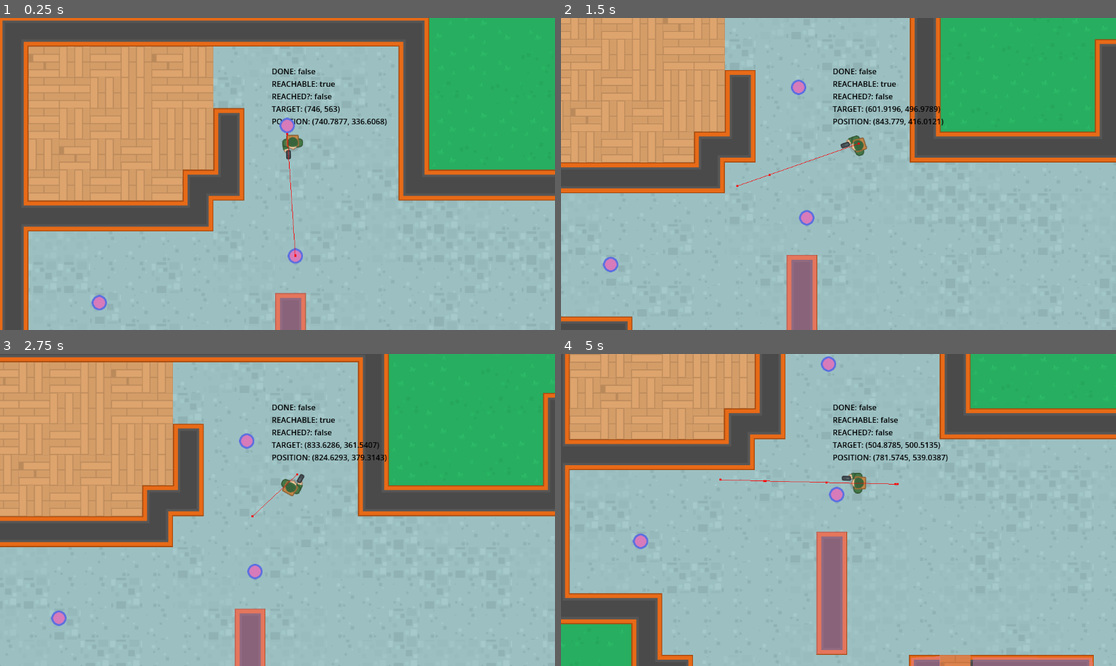
Above: before the commit, frames 1-4 (two rows, left to right).
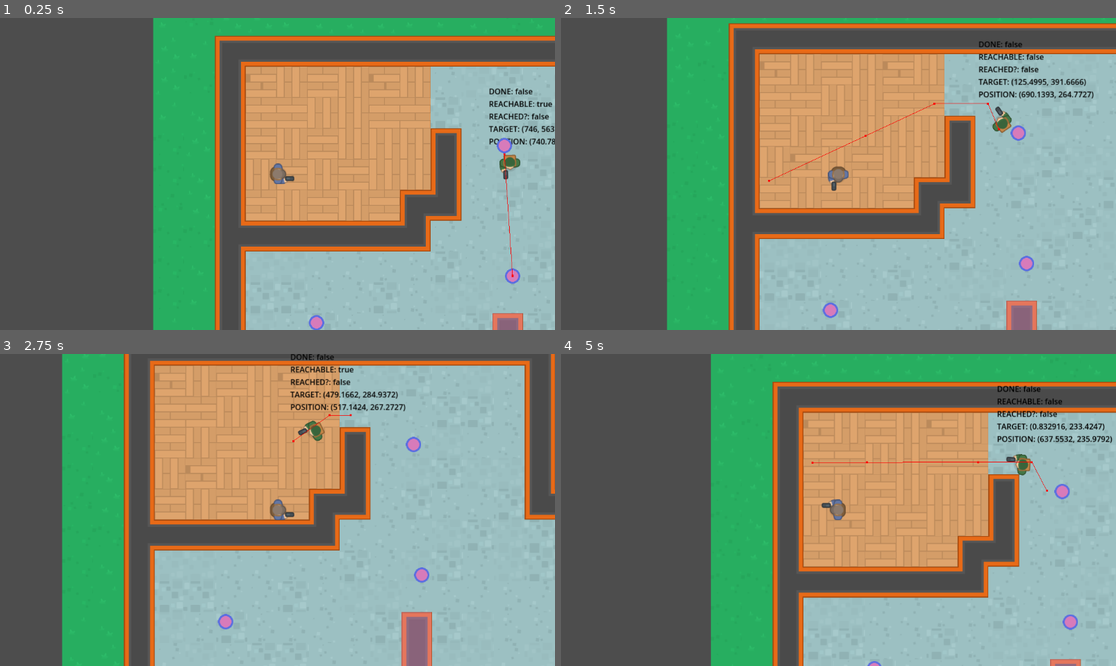
Above: after the commit, the same moments.

Repository: Esque123/Do-Not-Mind-Me
Game: Godot game, scene res://Scenes/level_map/level_map.tscn
Same seed, same stepped clock (60 frames per second), same inputs: the game is played once before the commit and once after it.
Inputs (mouse positions are in pixels of both pictures, inside the frame that each line leads up to):
- Up to frame 1 (0.25 s): no input
- Up to frame 2 (1.5 s): move the mouse to (960, 158) at 0.52 s; hold Right (right, bound only after the commit) 0.53-1.28 s; click (960, 158) at 0.6 s; move the mouse to (727, 189) at 1.27 s; hold Down (down, bound only after the commit) from 1.28 s (still down); click (727, 189) at 1.35 s
- Up to frame 3 (2.75 s): move the mouse to (333, 441) at 2.02 s; release Down (down, bound only after the commit) at 2.03 s; hold Right (right, bound only after the commit) from 2.03 s (still down); click (333, 441) at 2.1 s
- Up to frame 4 (5 s): move the mouse to (810, 572) at 2.77 s; release Right (right, bound only after the commit) at 2.78 s; hold Up (up, bound only after the commit) 2.78-3.53 s; click (810, 572) at 2.85 s; move the mouse to (1005, 556) at 3.52 s; hold Left (left, bound only after the commit) from 3.53 s (still down); click (1005, 556) at 3.6 s; move the mouse to (672, 463) at 4.27 s; click (672, 463) at 4.35 s

The runs differ from the first frame. In frame 1, 74% of the frame differs, in the area x 0-100%, y 0-100%; in frame 2, 73%; in frame 3, 68%; in frame 4, 73%.

Commit message:
Player

Diff:
--- a/Scenes/level_map/level_map.tscn
+++ b/Scenes/level_map/level_map.tscn
@@ -8,6 +8,7 @@
 [ext_resource type="Texture2D" uid="uid://cngtg736b6apy" path="res://assets/spritesheets/playeholder_tiles_64.png" id="6_s21x6"]
 [ext_resource type="PackedScene" uid="uid://dkv6epx1rpq0o" path="res://npc/npc.tscn" id="7_wut3y"]
 [ext_resource type="PackedScene" uid="uid://egdi4pfpbsky" path="res://Scenes/waypoint/waypoint.tscn" id="8_5403t"]
+[ext_resource type="PackedScene" uid="uid://ddnmkwa8qddwv" path="res://Scenes/player/player.tscn" id="9_6oy3p"]
 
 [sub_resource type="TileSetAtlasSource" id="TileSetAtlasSource_3p305"]
 texture = ExtResource("1_nruoc")
@@ -370,9 +371,6 @@
 position = Vector2(729, 318)
 patrol_points = NodePath("../Path1")
 
-[node name="Camera2D" type="Camera2D" parent="NPC"]
-position = Vector2(-22, 56)
-
 [node name="NavigationRegion2D" type="NavigationRegion2D" parent="."]
 navigation_polygon = SubResource("NavigationPolygon_nreti")
 
@@ -449,3 +447,6 @@
 
 [node name="Waypoint6" parent="Path1" instance=ExtResource("8_5403t")]
 position = Vector2(1670, 287)
+
+[node name="Player" parent="." instance=ExtResource("9_6oy3p")]
+position = Vector2(258, 351)
--- /dev/null
+++ b/Scenes/player/player.gd
@@ -0,0 +1,22 @@
+extends CharacterBody2D
+
+
+const SPEED: float = 130
+
+# Called when the node enters the scene tree for the first time.
+func _ready():
+	pass # Replace with function body.
+
+
+# Called every frame. 'delta' is the elapsed time since the previous frame.
+func _physics_process(delta):
+	get_input()
+	move_and_slide()
+	rotation = velocity.angle()
+
+
+func get_input() -> void:
+	var mv = Vector2.ZERO
+	mv.x = Input.get_action_strength("right") - Input.get_action_strength("left")
+	mv.y = Input.get_action_strength("down") - Input.get_action_strength("up")
+	velocity = mv.normalized() * SPEED
--- /dev/null
+++ b/Scenes/player/player.tscn
@@ -0,0 +1,21 @@
+[gd_scene load_steps=4 format=3 uid="uid://ddnmkwa8qddwv"]
+
+[ext_resource type="Script" path="res://Scenes/player/player.gd" id="1_3nlic"]
+[ext_resource type="Texture2D" uid="uid://cofc6jqxcyc5w" path="res://assets/images/survivor1_gun.png" id="1_w0fa2"]
+
+[sub_resource type="CapsuleShape2D" id="CapsuleShape2D_6hhg0"]
+height = 40.0
+
+[node name="Player" type="CharacterBody2D" groups=["player"]]
+collision_layer = 4
+collision_mask = 3
+script = ExtResource("1_3nlic")
+
+[node name="Sprite2D" type="Sprite2D" parent="."]
+texture = ExtResource("1_w0fa2")
+offset = Vector2(10, 0)
+
+[node name="CollisionShape2D" type="CollisionShape2D" parent="."]
+shape = SubResource("CapsuleShape2D_6hhg0")
+
+[node name="Camera2D" type="Camera2D" parent="."]
--- a/npc/npc.tscn
+++ b/npc/npc.tscn
@@ -3,9 +3,8 @@
 [ext_resource type="Script" path="res://npc/npc.gd" id="1_cdowe"]
 [ext_resource type="Texture2D" uid="uid://bavw4ma30vgnr" path="res://assets/images/soldier1_gun.png" id="1_nmdm0"]
 
-[sub_resource type="CapsuleShape2D" id="CapsuleShape2D_lqtd2"]
-radius = 12.0
-height = 42.0
+[sub_resource type="CircleShape2D" id="CircleShape2D_lx4m1"]
+radius = 17.0294
 
 [node name="NPC" type="CharacterBody2D"]
 script = ExtResource("1_cdowe")
@@ -15,7 +14,7 @@
 texture = ExtResource("1_nmdm0")
 
 [node name="CollisionShape2D" type="CollisionShape2D" parent="."]
-shape = SubResource("CapsuleShape2D_lqtd2")
+shape = SubResource("CircleShape2D_lx4m1")
 
 [node name="NavAgent" type="NavigationAgent2D" parent="."]
 path_desired_distance = 10.0
--- a/project.godot
+++ b/project.godot
@@ -22,6 +22,36 @@
 "events": [Object(InputEventMouseButton,"resource_local_to_scene":false,"resource_name":"","device":-1,"window_id":0,"a …(253 unchanged characters)…
 ]
 }
+up={
+"deadzone": 0.5,
+"events": [Object(InputEventKey,"resource_local_to_scene":false,"resource_name":"","device":-1,"window_id":0,"alt_pressed":false,"shift_pressed":false,"ctrl_pressed":false,"meta_pressed":false,"pressed":false,"keycode":0,"physical_keycode":4194320,"key_label":0,"unicode":0,"echo":false,"script":null)
+, Object(InputEventJoypadMotion,"resource_local_to_scene":false,"resource_name":"","device":-1,"axis":1,"axis_value":-1.0,"script":null)
+]
+}
+down={
+"deadzone": 0.5,
+"events": [Object(InputEventKey,"resource_local_to_scene":false,"resource_name":"","device":-1,"window_id":0,"alt_pressed":false,"shift_pressed":false,"ctrl_pressed":false,"meta_pressed":false,"pressed":false,"keycode":0,"physical_keycode":4194322,"key_label":0,"unicode":0,"echo":false,"script":null)
+, Object(InputEventJoypadMotion,"resource_local_to_scene":false,"resource_name":"","device":-1,"axis":1,"axis_value":1.0,"script":null)
+]
+}
+left={
+"deadzone": 0.5,
+"events": [Object(InputEventKey,"resource_local_to_scene":false,"resource_name":"","device":-1,"window_id":0,"alt_pressed":false,"shift_pressed":false,"ctrl_pressed":false,"meta_pressed":false,"pressed":false,"keycode":0,"physical_keycode":4194319,"key_label":0,"unicode":0,"echo":false,"script":null)
+, Object(InputEventJoypadMotion,"resource_local_to_scene":false,"resource_name":"","device":-1,"axis":0,"axis_value":-1.0,"script":null)
+]
+}
+right={
+"deadzone": 0.5,
+"events": [Object(InputEventKey,"resource_local_to_scene":false,"resource_name":"","device":-1,"window_id":0,"alt_pressed":false,"shift_pressed":false,"ctrl_pressed":false,"meta_pressed":false,"pressed":false,"keycode":0,"physical_keycode":4194321,"key_label":0,"unicode":0,"echo":false,"script":null)
+, Object(InputEventJoypadMotion,"resource_local_to_scene":false,"resource_name":"","device":-1,"axis":0,"axis_value":1.0,"script":null)
+]
+}
+
+[layer_names]
+
+2d_physics/layer_1="tiles"
+2d_physics/layer_2="bullet"
+2d_physics/layer_3="player"
 
 [rendering]
 
Not shown: 1 places in Scenes/level_map/level_map.tscn that only renumber resources
